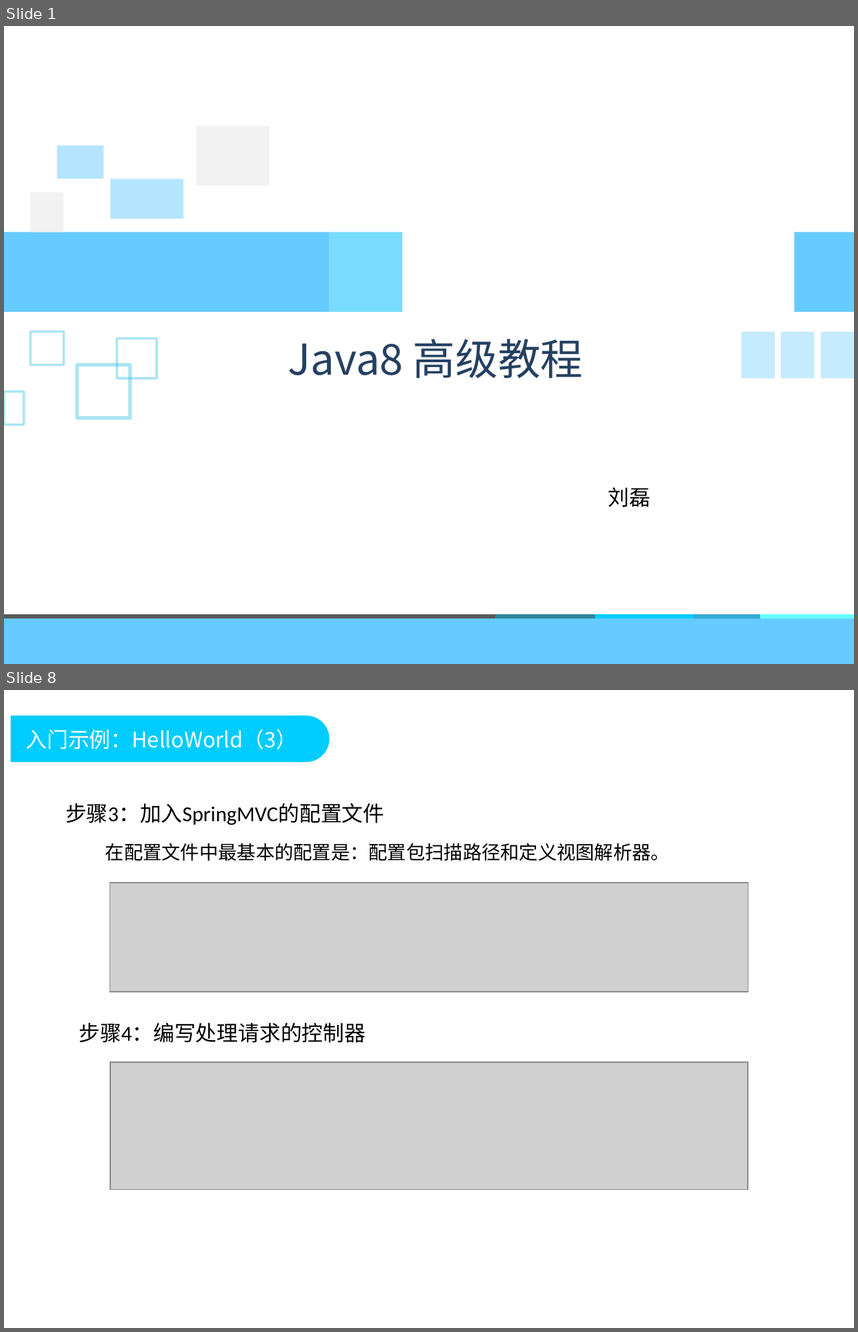
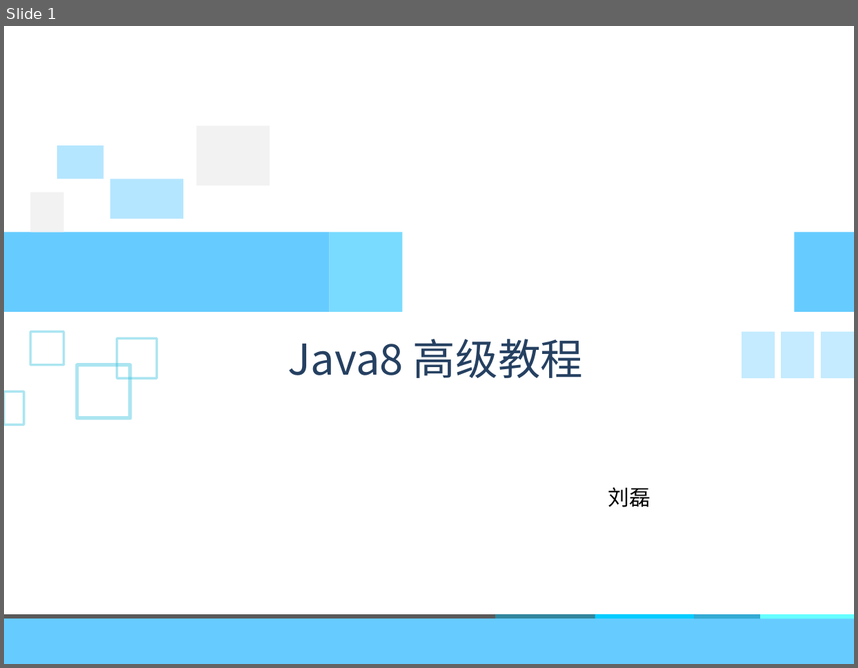
Before and after one commit to DoublePoint/MVC, a slide deck: 04相关插件/Java8/Java高级教程2.pptx. Shown one above the other, each under a label of ours: slides 1 and 8 before the commit, slide 1 after it; the slides between them are not shown. The pictures are 858x1332 and 858x668 pixels, drawn with LibreOffice and Linux fonts; fonts in the diff are those of the drawing; grey boxes stand for pictures; background and template pictures are left out. Boxes give left, top, right and bottom in pixels: in the first picture for what was removed or moved away, otherwise in the second. Text is boxed around its words. In the diff, an @@ line names an element or a change of style, - is before the commit and + after.

```diff
--- a/04相关插件/Java8/Java高级教程2.pptx
+++ b/04相关插件/Java8/Java高级教程2.pptx
@@ slide 8 removed at [4,690,854,1328], background #FFFFFF @@
@@ rectangle removed at [11,716,303,762] @@
@@ title removed at [26,729,298,749] @@
-入门示例：HelloWorld（3）
@@ rounded rectangle removed at [276,716,330,762] @@
@@ text removed at [65,803,384,825] @@
-步骤3：加入SpringMVC的配置文件
@@ text removed at [105,843,670,861] @@
-在配置文件中最基本的配置是：配置包扫描路径和定义视图解析器。
@@ picture removed at [110,883,748,992] @@
@@ text removed at [79,1023,366,1043] @@
-步骤4：编写处理请求的控制器
@@ picture removed at [110,1063,748,1190] @@
```
Also in this commit, not shown: 2 slides changed, 38 slides added, 49 other slides removed, 17 other files.
